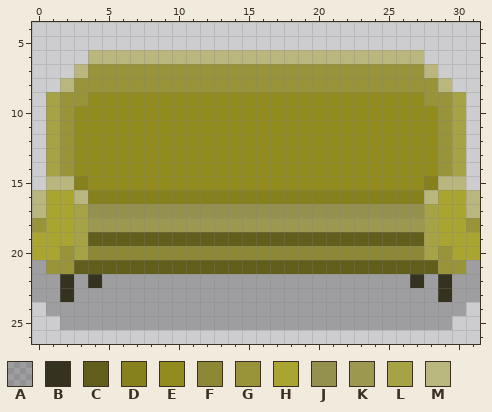
One commit to this pixel-art sprite: Assets/Sprites/Home/Furniture/Lounge/sofa.png. The picture above was drawn from the file before the commit.
The file is 32x32 pixels. Colours within 5 levels of each other are drawn and written as one. Shown: x 0..31, y 4..26.
Palette (. is transparent): A #0404043c  B #35331f  C #615e1b  D #86811c  E #928c1e  F #8d8836  G #99943a  H #aaa431  J #94914f  K #9c984f  L #a6a246  M #bab77e
Pixels before, first column x 0:
 6 ....MMMMMMMMMMMMMMMMMMMMMMMM....
 7 ...MGGGGGGGGGGGGGGGGGGGGGGGGM...
 8 ..MGGGGGGGGGGGGGGGGGGGGGGGGGGM..
 9 .LGGEEEEEEEEEEEEEEEEEEEEEEEEGGL.
10 .LGEEEEEEEEEEEEEEEEEEEEEEEEEEGL.
11 .LGEEEEEEEEEEEEEEEEEEEEEEEEEEGL.
12 .LGEEEEEEEEEEEEEEEEEEEEEEEEEEGL.
13 .LGEEEEEEEEEEEEEEEEEEEEEEEEEEGL.
14 .LGEEEEEEEEEEEEEEEEEEEEEEEEEEGL.
15 .MMDEEEEEEEEEEEEEEEEEEEEEEEEDMM.
16 MHHMDDDDDDDDDDDDDDDDDDDDDDDDMHHM
17 MHHLJJJJJJJJJJJJJJJJJJJJJJJJLHHM
18 GHHLKKKKKKKKKKKKKKKKKKKKKKKKLHHG
19 HHHLCCCCCCCCCCCCCCCCCCCCCCCCLHHH
20 HHGLFFFFFFFFFFFFFFFFFFFFFFFFLGHH
21 AGGCCCCCCCCCCCCCCCCCCCCCCCCCCGGA
22 AABABAAAAAAAAAAAAAAAAAAAAAABABAA
23 AABAAAAAAAAAAAAAAAAAAAAAAAAAABAA
24 .AAAAAAAAAAAAAAAAAAAAAAAAAAAAAA.
25 ..AAAAAAAAAAAAAAAAAAAAAAAAAAAA..
Once edited:
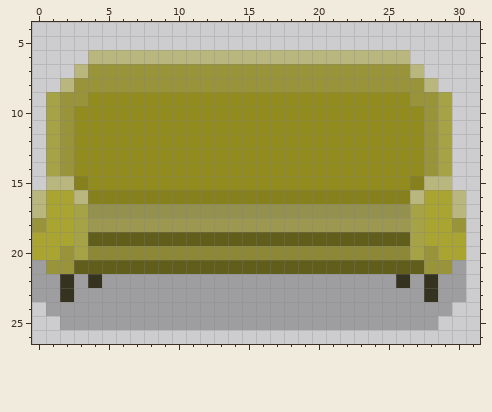
The edit:
y 6: x 27 M -> .
y 7: x 27..28 GM -> M.
y 8: x 28..29 GM -> M.
y 9: x 27 E -> G; x 29..30 GL -> L.
y 10..14: x 28..30 EGL -> GL.
y 15: x 27..28 ED -> DM; x 30 M -> .
y 16: x 27..28 DM -> MH; x 30..31 HM -> M.
y 17: x 27..28 JL -> LH; x 30..31 HM -> M.
y 18: x 27..28 KL -> LH; x 30..31 HG -> G.
y 19: x 27..28 CL -> LH; x 31 H -> .
y 20: x 27..29 FLG -> LGH; x 31 H -> .
y 21: x 28 C -> G; x 30..31 GA -> A.
y 22: x 26..29 ABAB -> BABA; x 31 A -> .
y 23: x 28..29 AB -> BA; x 31 A -> .
y 24: x 30 A -> .
y 25: x 29 A -> .
Pixel boxes of the changes (left, top, right, bottom) in both pictures:
changed: (396, 50, 480, 330)
